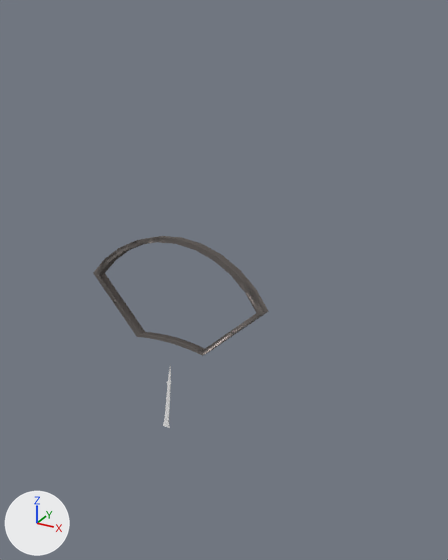
An edit to the Blender file Alex's blender files/guages/current unity version/Master Gauges Analog.blend, drawn before and after from the same camera.
Both versions are drawn from a 50 mm camera at (0.205, -0.393, 0.33) aimed at (0.01, -0.038, 0.153). Lighting does not change. The marker at lower left points along +X, +Y and +Z.

In view in the first picture: '2 rim low poly'.
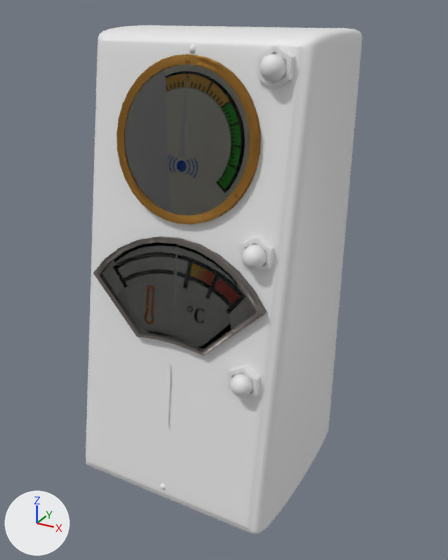
Location of each change, [x1, y1, x2, y2] in pixels of the pictures (448 x 560 px):
'body - low poly', shown: after [86, 25, 362, 535]
'1 glass', shown: after [124, 64, 249, 216]
'2 glass', shown: after [102, 242, 256, 349]
'1 RIM low poly', shown: after [117, 54, 261, 225]
'1 LED frame', shown: after [257, 45, 295, 90]
'1 LED', shown: after [260, 53, 286, 82]
'2LED frame', shown: after [240, 235, 274, 274]
'2 LED', shown: after [242, 243, 266, 269]
'3 LED frame', shown: after [228, 364, 261, 399]
'3 LED', shown: after [230, 373, 253, 396]

Diff of the bpy script that builds the scene:
```diff
--- a/Alex's blender files/guages/current unity version/Master Gauges Analog.blend.py
+++ b/Alex's blender files/guages/current unity version/Master Gauges Analog.blend.py
@@ ob_3_led @@
 ob_3_led.scale = (0.663, 0.663, 0.663)
-ob_3_led.hide_viewport = True
@@ ob_2_led @@
 ob_2_led.scale = (0.663, 0.663, 0.663)
-ob_2_led.hide_viewport = True
@@ ob_1_led @@
 ob_1_led.scale = (0.663, 0.663, 0.663)
-ob_1_led.hide_viewport = True
@@ ob_3_led_frame @@
 ob_3_led_frame.scale = (2.32, 2.32, 2.32)
-ob_3_led_frame.hide_viewport = True
@@ ob_2led_frame @@
 ob_2led_frame.scale = (2.32, 2.32, 2.32)
-ob_2led_frame.hide_viewport = True
@@ ob_1_led_frame @@
 ob_1_led_frame.scale = (2.32, 2.32, 2.32)
-ob_1_led_frame.hide_viewport = True
@@ ob_2_glass @@
 ob_2_glass.scale = (1.46, 1.46, 1.46)
-ob_2_glass.hide_viewport = True
@@ ob_2_gauge_face @@
 ob_2_gauge_face.scale = (1.46, 1.46, 1.46)
-ob_2_gauge_face.hide_viewport = True
@@ ob_1_glass @@
 ob_1_glass.scale = (0.9, 0.9, 0.9)
-ob_1_glass.hide_viewport = True
@@ ob_1_rim_low_poly @@
 ob_1_rim_low_poly.scale = (0.9, 0.9, 0.9)
-ob_1_rim_low_poly.hide_viewport = True
@@ ob_body___low_poly @@
 _m = ob_body___low_poly.modifiers.new('Subsurf', 'SUBSURF')
 _m.render_levels = 3
-ob_body___low_poly.hide_viewport = True
```
